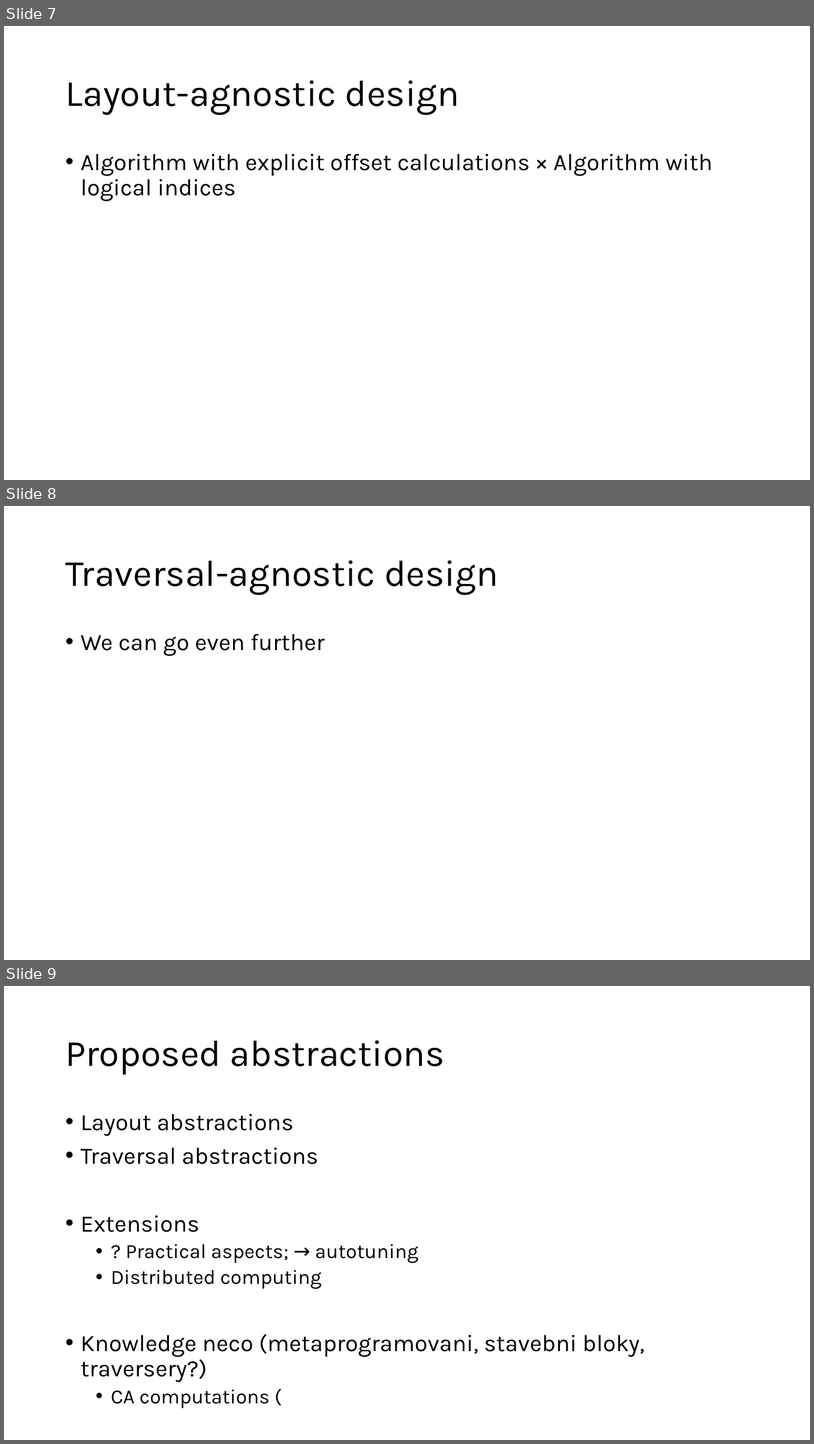
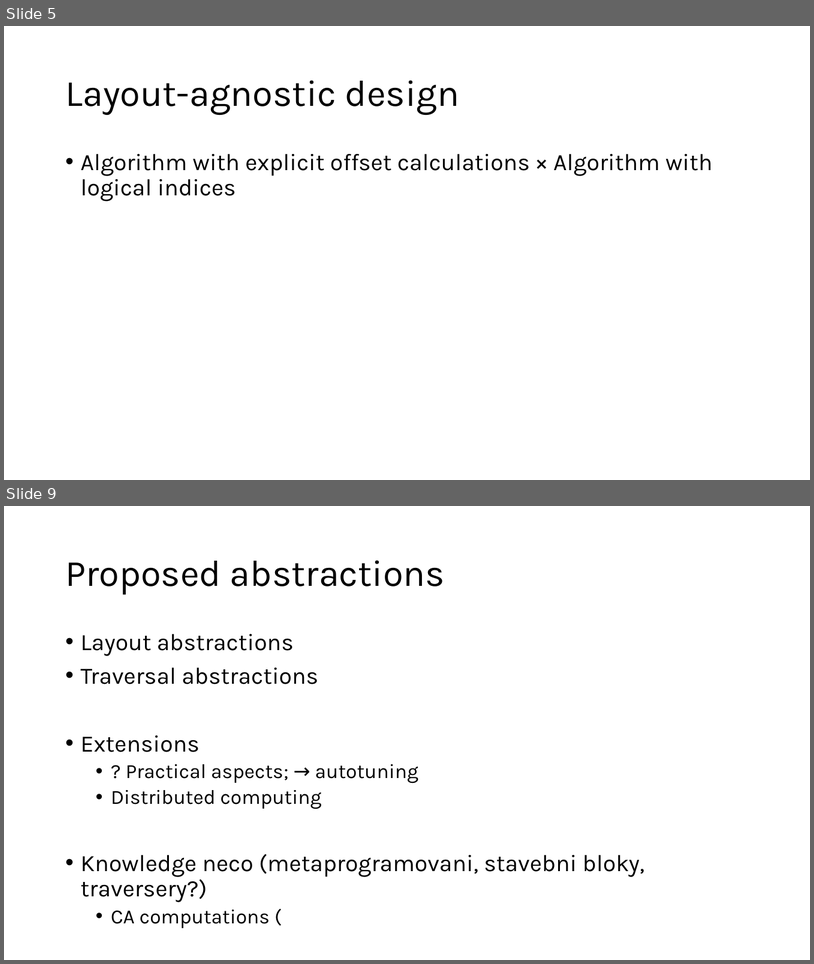
Before and after one commit to jiriklepl/phd-thesis, a slide deck: slides/Optimizing Memory Layouts and Traversal Orders in High-Performance Computing.pptx. Shown one above the other, each under a label of ours: slides 7, 8 and 9 before the commit, slides 5 and 9 after it; the slides between them are not shown. The pictures are 814x1444 and 814x964 pixels, drawn with LibreOffice and Linux fonts; fonts in the diff are those of the drawing. Boxes give left, top, right and bottom in pixels: in the first picture for what was removed or moved away, otherwise in the second. Text is boxed around its words. In the diff, an @@ line names an element or a change of style, - is before the commit and + after.

```diff
--- a/slides/Optimizing Memory Layouts and Traversal Orders in High-Performance Computing.pptx
+++ b/slides/Optimizing Memory Layouts and Traversal Orders in High-Performance Computing.pptx
@@ slide 8 removed at [4,506,810,960], background #FFFFFF @@
@@ title removed at [65,560,499,595] @@
-Traversal-agnostic design
@@ text removed at [81,634,325,656] @@
-• We can go even further
@@ what was slide 7 is now slide 5 @@
```
Also in this commit, not shown: 2 slides changed, 1 slide added.
